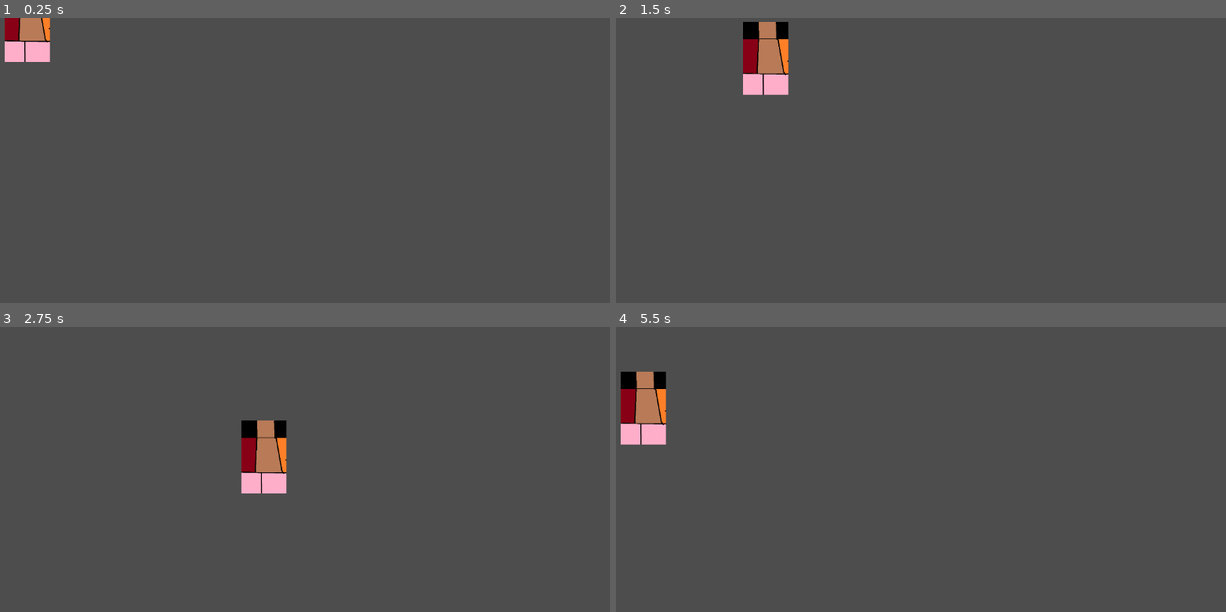
Above: before the commit, frames 1-4 (two rows, left to right).
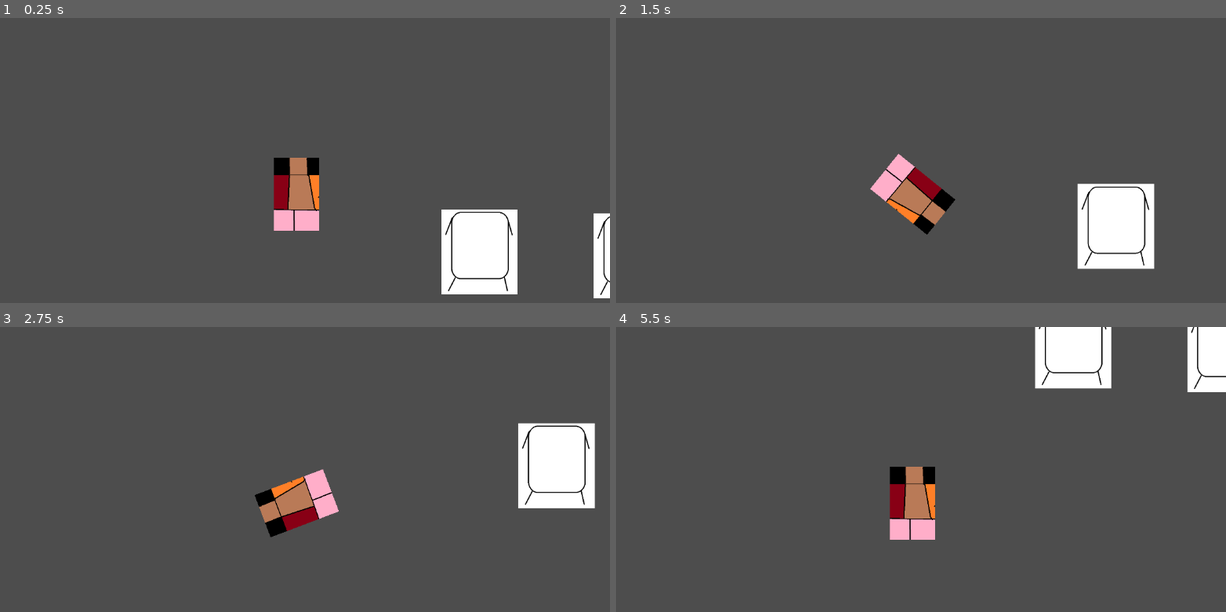
Above: after the commit, the same moments.

Repository: Aks-l/Papa-s-Biltemaria
Game: Godot game, scene res://main.tscn
The game is run twice, just before and just after one commit, with the same random seed, the same clock (stepped at 60 frames per second) and the same inputs. Before the commit the project starts from res://character_body_2d.tscn.
Inputs:
- Up to frame 1 (0.25 s): no input
- Up to frame 2 (1.5 s): tap Enter at 0.5 s; hold Right (ui_right) 0.53-1.28 s; hold Down (ui_down) from 1.28 s (still down)
- Up to frame 3 (2.75 s): release Down (ui_down) at 2.03 s; hold Right (ui_right) from 2.03 s (still down)
- Up to frame 4 (5.5 s): release Right (ui_right) at 2.78 s; hold Up (ui_up) 2.78-3.53 s; hold Left (ui_left) 3.53-5.03 s; hold Down (ui_down) from 5.03 s (still down)

The runs differ from the first frame. In frame 1, 7.5% of the frame differs, in the area x 0-100%, y 0-99%; in frame 2, 7.6%; in frame 3, 7.5%; in frame 4, 8.0%, in the area x 0-100%, y 0-75%.

Commit message:
fixed main

Diff:
--- /dev/null
+++ b/Player/character_body_2d.gd
@@ -0,0 +1,16 @@
+extends CharacterBody2D
+
+const SPEED := 300.0
+const ROTATION_SPEED := 3.0
+
+func _physics_process(delta: float) -> void:
+	var rotation_input := Input.get_action_strength("right") - Input.get_action_strength("left")
+	rotation += rotation_input * ROTATION_SPEED * delta
+
+	var forward_input := Input.get_action_strength("back") - Input.get_action_strength("forward")
+	print(forward_input)
+	var direction := Vector2.RIGHT.rotated(rotation)  # Character faces along X-axis by default
+	velocity = direction * forward_input * SPEED
+
+
+	move_and_slide()
--- a/character_body_2d.tscn
+++ b/Player/character_body_2d.tscn
@@ -1,7 +1,7 @@
 [gd_scene load_steps=4 format=3 uid="uid://dyce5v1rhq0r0"]
 
-[ext_resource type="Script" uid="uid://c0aqf0la6cyyw" path="res://character_body_2d.gd" id="1_ij6vw"]
-[ext_resource type="Texture2D" uid="uid://clda0msu5mios" path="res://dudenpng.png" id="2_ij6vw"]
+[ext_resource type="Script" uid="uid://c0aqf0la6cyyw" path="res://Player/character_body_2d.gd" id="1_ij6vw"]
+[ext_resource type="Texture2D" uid="uid://clda0msu5mios" path="res://Player/dudenpng.png" id="2_ij6vw"]
 
 [sub_resource type="RectangleShape2D" id="RectangleShape2D_ij6vw"]
 size = Vector2(81, 135)
@@ -11,10 +11,13 @@
 script = ExtResource("1_ij6vw")
 
 [node name="CollisionShape2D" type="CollisionShape2D" parent="."]
-position = Vector2(81.5, 14.5)
 shape = SubResource("RectangleShape2D_ij6vw")
 
 [node name="Sprite2D" type="Sprite2D" parent="."]
-position = Vector2(81, 13.999998)
 scale = Vector2(0.40291262, 0.324558)
 texture = ExtResource("2_ij6vw")
+
+[node name="RayCast2D" type="RayCast2D" parent="."]
+target_position = Vector2(68, 1)
+
+[node name="Camera2D" type="Camera2D" parent="."]
--- a/character_body_2d.gd
+++ /dev/null
@@ -1,18 +0,0 @@
-extends CharacterBody2D
-
-const SPEED := 300.0
-
-func _physics_process(delta: float) -> void:
-	var input_vector := Vector2(
-		Input.get_action_strength("ui_right") - Input.get_action_strength("ui_left"),
-		Input.get_action_strength("ui_down") - Input.get_action_strength("ui_up")
-	).normalized()
-
-	velocity = input_vector * SPEED
-
-	var collision := move_and_collide(velocity * delta)
-	if collision:
-		velocity = velocity.slide(collision.get_normal())
-
-	if input_vector.x != 0:
-			$Sprite2D.flip_h
--- a/main.tscn
+++ b/main.tscn
@@ -1,7 +1,7 @@
-[gd_scene load_steps=3 format=3 uid="uid://dukxaa5csg206"]
+[gd_scene load_steps=3 format=3 uid="uid://cwtvobft7jqau"]
 
 [ext_resource type="PackedScene" uid="uid://ue5pyre0fwf5" path="res://Furniture/Seating/table.tscn" id="1_ig7tw"]
-[ext_resource type="PackedScene" uid="uid://dyce5v1rhq0r0" path="res://character_body_2d.tscn" id="2_0xm2m"]
+[ext_resource type="PackedScene" uid="uid://dyce5v1rhq0r0" path="res://Player/character_body_2d.tscn" id="2_0xm2m"]
 
 [node name="Main" type="Node2D"]
 
--- a/project.godot
+++ b/project.godot
@@ -10,7 +10,34 @@
 
 [application]
 
-config/name="Isaac2"
-run/main_scene="uid://dyce5v1rhq0r0"
+config/name="Papa-s-Biltemaria"
+run/main_scene="uid://cwtvobft7jqau"
 config/features=PackedStringArray("4.5", "Forward Plus")
 config/icon="res://icon.svg"
+
+[input]
+
+right={
+"deadzone": 0.2,
+"events": [Object(InputEventKey,"resource_local_to_scene":false,"resource_name":"","device":-1,"window_id":0,"alt_pressed":false,"shift_pressed":false,"ctrl_pressed":false,"meta_pressed":false,"pressed":false,"keycode":0,"physical_keycode":4194321,"key_label":0,"unicode":0,"location":0,"echo":false,"script":null)
+, Object(InputEventKey,"resource_local_to_scene":false,"resource_name":"","device":-1,"window_id":0,"alt_pressed":false,"shift_pressed":false,"ctrl_pressed":false,"meta_pressed":false,"pressed":false,"keycode":0,"physical_keycode":68,"key_label":0,"unicode":100,"location":0,"echo":false,"script":null)
+]
+}
+left={
+"deadzone": 0.2,
+"events": [Object(InputEventKey,"resource_local_to_scene":false,"resource_name":"","device":-1,"window_id":0,"alt_pressed":false,"shift_pressed":false,"ctrl_pressed":false,"meta_pressed":false,"pressed":false,"keycode":0,"physical_keycode":4194319,"key_label":0,"unicode":0,"location":0,"echo":false,"script":null)
+, Object(InputEventKey,"resource_local_to_scene":false,"resource_name":"","device":-1,"window_id":0,"alt_pressed":false,"shift_pressed":false,"ctrl_pressed":false,"meta_pressed":false,"pressed":false,"keycode":0,"physical_keycode":65,"key_label":0,"unicode":97,"location":0,"echo":false,"script":null)
+]
+}
+forward={
+"deadzone": 0.2,
+"events": [Object(InputEventKey,"resource_local_to_scene":false,"resource_name":"","device":-1,"window_id":0,"alt_pressed":false,"shift_pressed":false,"ctrl_pressed":false,"meta_pressed":false,"pressed":false,"keycode":0,"physical_keycode":4194320,"key_label":0,"unicode":0,"location":0,"echo":false,"script":null)
+, Object(InputEventKey,"resource_local_to_scene":false,"resource_name":"","device":-1,"window_id":0,"alt_pressed":false,"shift_pressed":false,"ctrl_pressed":false,"meta_pressed":false,"pressed":false,"keycode":0,"physical_keycode":87,"key_label":0,"unicode":119,"location":0,"echo":false,"script":null)
+]
+}
+back={
+"deadzone": 0.2,
+"events": [Object(InputEventKey,"resource_local_to_scene":false,"resource_name":"","device":-1,"window_id":0,"alt_pressed":false,"shift_pressed":false,"ctrl_pressed":false,"meta_pressed":false,"pressed":false,"keycode":0,"physical_keycode":4194322,"key_label":0,"unicode":0,"location":0,"echo":false,"script":null)
+, Object(InputEventKey,"resource_local_to_scene":false,"resource_name":"","device":-1,"window_id":0,"alt_pressed":false,"shift_pressed":false,"ctrl_pressed":false,"meta_pressed":false,"pressed":false,"keycode":0,"physical_keycode":83,"key_label":0,"unicode":115,"location":0,"echo":false,"script":null)
+]
+}
Not shown, changed: Furniture/Seating/table4.png.import
Renamed: character_body_2d.gd.uid -> Player/character_body_2d.gd.uid
Renamed: dudenpng.png -> Player/dudenpng.png
Not shown, changed: Player/dudenpng.png.import
